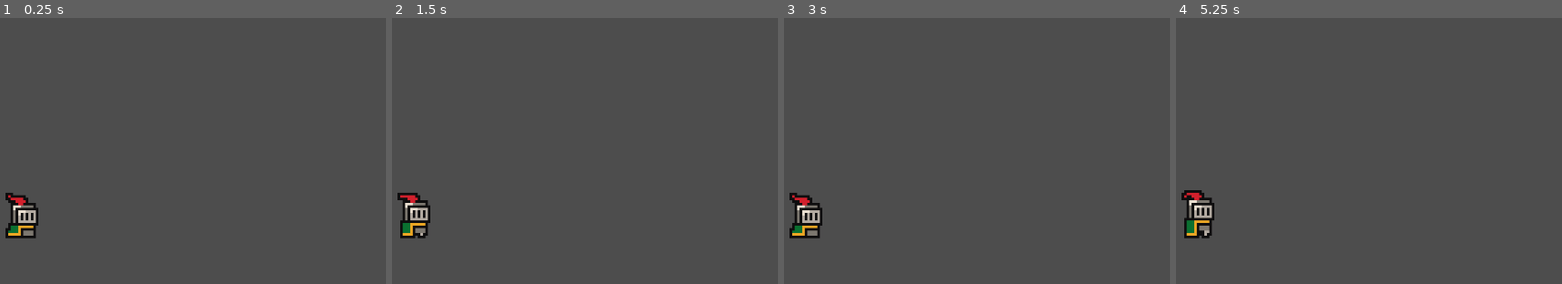
Above: before the commit, frames 1-4 (left to right).
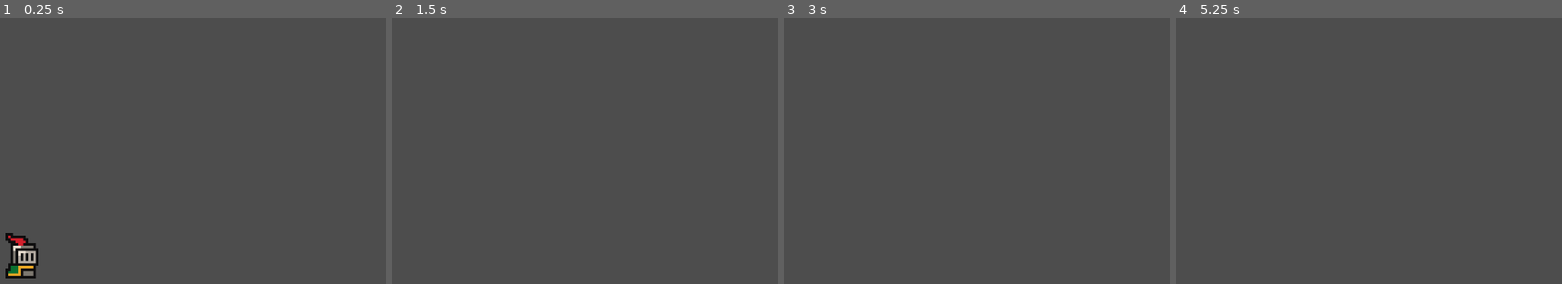
Above: after the commit, the same moments.

Repository: EthanConville/CS4361-Project
Game: Godot game, scene res://scenes/Game.tscn
The game is run twice, just before and just after one commit, with the same random seed, the same clock (stepped at 60 frames per second) and the same inputs. Before the commit the project has no main scene; this scene is started directly in both runs.
Inputs:
- Up to frame 1 (0.25 s): no input
- Up to frame 2 (1.5 s): tap Enter (ui_accept) at 0.5, 0.6, 0.77, 1.07, 1.35 s; hold Right (ui_right) from 0.53 s (still down)
- Up to frame 3 (3 s): tap Enter (ui_accept) at 1.52, 1.82, 2.1, 2.75, 2.85 s; release Right (ui_right) at 2.03 s; hold Left (ui_left) 2.03-2.78 s; hold Right (ui_right) from 2.78 s (still down)
- Up to frame 4 (5.25 s): tap Enter (ui_accept) at 3.02, 3.32, 3.6, 3.77, 4.07, 4.35, 4.52, 4.82, 5.1 s; release Right (ui_right) at 4.28 s; hold Left (ui_left) 4.28-5.03 s; hold Right (ui_right) from 5.03 s (still down)

The runs differ from the first frame. In frame 1, 2.0% of the frame differs, in the area x 1-10%, y 65-98%; in frame 2, 1.1%; in frame 3, 1.1%; in frame 4, 1.2%.

Commit message:
Player movement
-Added Player Movement
-Added Key binding defaults to accept WASD for movement in addition to the default arrow keys
-Created basic collider for player to stand on

Diff:
--- a/project.godot
+++ b/project.godot
@@ -11,8 +11,44 @@
 [application]
 
 config/name="CS4361 Project"
+run/main_scene="uid://dxqufae6j4qcn"
 config/features=PackedStringArray("4.4", "Forward Plus")
 config/icon="res://icon.svg"
+
+[input]
+
+ui_left={
+"deadzone": 0.5,
+"events": [Object(InputEventKey,"resource_local_to_scene":false,"resource_name":"","device":0,"window_id":0,"alt_pressed":false,"shift_pressed":false,"ctrl_pressed":false,"meta_pressed":false,"pressed":false,"keycode":4194319,"physical_keycode":0,"key_label":0,"unicode":0,"location":0,"echo":false,"script":null)
+, Object(InputEventJoypadButton,"resource_local_to_scene":false,"resource_name":"","device":0,"button_index":13,"pressure":0.0,"pressed":false,"script":null)
+, Object(InputEventJoypadMotion,"resource_local_to_scene":false,"resource_name":"","device":0,"axis":0,"axis_value":-1.0,"script":null)
+, Object(InputEventKey,"resource_local_to_scene":false,"resource_name":"","device":0,"window_id":0,"alt_pressed":false,"shift_pressed":false,"ctrl_pressed":false,"meta_pressed":false,"pressed":false,"keycode":0,"physical_keycode":65,"key_label":0,"unicode":0,"location":0,"echo":false,"script":null)
+]
+}
+ui_right={
+"deadzone": 0.5,
+"events": [Object(InputEventKey,"resource_local_to_scene":false,"resource_name":"","device":0,"window_id":0,"alt_pressed":false,"shift_pressed":false,"ctrl_pressed":false,"meta_pressed":false,"pressed":false,"keycode":4194321,"physical_keycode":0,"key_label":0,"unicode":0,"location":0,"echo":false,"script":null)
+, Object(InputEventJoypadButton,"resource_local_to_scene":false,"resource_name":"","device":0,"button_index":14,"pressure":0.0,"pressed":false,"script":null)
+, Object(InputEventJoypadMotion,"resource_local_to_scene":false,"resource_name":"","device":0,"axis":0,"axis_value":1.0,"script":null)
+, Object(InputEventKey,"resource_local_to_scene":false,"resource_name":"","device":0,"window_id":0,"alt_pressed":false,"shift_pressed":false,"ctrl_pressed":false,"meta_pressed":false,"pressed":false,"keycode":0,"physical_keycode":68,"key_label":0,"unicode":0,"location":0,"echo":false,"script":null)
+]
+}
+ui_up={
+"deadzone": 0.5,
+"events": [Object(InputEventKey,"resource_local_to_scene":false,"resource_name":"","device":0,"window_id":0,"alt_pressed":false,"shift_pressed":false,"ctrl_pressed":false,"meta_pressed":false,"pressed":false,"keycode":4194320,"physical_keycode":0,"key_label":0,"unicode":0,"location":0,"echo":false,"script":null)
+, Object(InputEventJoypadButton,"resource_local_to_scene":false,"resource_name":"","device":0,"button_index":11,"pressure":0.0,"pressed":false,"script":null)
+, Object(InputEventJoypadMotion,"resource_local_to_scene":false,"resource_name":"","device":0,"axis":1,"axis_value":-1.0,"script":null)
+, Object(InputEventKey,"resource_local_to_scene":false,"resource_name":"","device":0,"window_id":0,"alt_pressed":false,"shift_pressed":false,"ctrl_pressed":false,"meta_pressed":false,"pressed":false,"keycode":0,"physical_keycode":87,"key_label":0,"unicode":0,"location":0,"echo":false,"script":null)
+]
+}
+ui_down={
+"deadzone": 0.5,
+"events": [Object(InputEventKey,"resource_local_to_scene":false,"resource_name":"","device":0,"window_id":0,"alt_pressed":false,"shift_pressed":false,"ctrl_pressed":false,"meta_pressed":false,"pressed":false,"keycode":4194322,"physical_keycode":0,"key_label":0,"unicode":0,"location":0,"echo":false,"script":null)
+, Object(InputEventJoypadButton,"resource_local_to_scene":false,"resource_name":"","device":0,"button_index":12,"pressure":0.0,"pressed":false,"script":null)
+, Object(InputEventJoypadMotion,"resource_local_to_scene":false,"resource_name":"","device":0,"axis":1,"axis_value":1.0,"script":null)
+, Object(InputEventKey,"resource_local_to_scene":false,"resource_name":"","device":0,"window_id":0,"alt_pressed":false,"shift_pressed":false,"ctrl_pressed":false,"meta_pressed":false,"pressed":false,"keycode":0,"physical_keycode":83,"key_label":0,"unicode":0,"location":0,"echo":false,"script":null)
+]
+}
 
 [rendering]
 
--- a/scenes/Game.tscn
+++ b/scenes/Game.tscn
@@ -1,9 +1,10 @@
-[gd_scene load_steps=2 format=3 uid="uid://dxqufae6j4qcn"]
+[gd_scene load_steps=3 format=3 uid="uid://dxqufae6j4qcn"]
 
 [ext_resource type="PackedScene" uid="uid://c12ybxf7sp4ue" path="res://scenes/player_1.tscn" id="1_ibkli"]
 
+[sub_resource type="WorldBoundaryShape2D" id="WorldBoundaryShape2D_ibkli"]
+
 [node name="Game" type="Node2D"]
-position = Vector2(0, 16)
 
 [node name="Player1" parent="." instance=ExtResource("1_ibkli")]
 position = Vector2(0, -16)
@@ -11,3 +12,9 @@
 [node name="Camera" type="Camera2D" parent="."]
 position = Vector2(0, -24)
 zoom = Vector2(4, 4)
+
+[node name="StaticBody2D" type="StaticBody2D" parent="."]
+position = Vector2(1, 0)
+
+[node name="CollisionShape2D" type="CollisionShape2D" parent="StaticBody2D"]
+shape = SubResource("WorldBoundaryShape2D_ibkli")
--- a/scenes/player_1.tscn
+++ b/scenes/player_1.tscn
@@ -1,5 +1,6 @@
-[gd_scene load_steps=8 format=3 uid="uid://c12ybxf7sp4ue"]
+[gd_scene load_steps=9 format=3 uid="uid://c12ybxf7sp4ue"]
 
+[ext_resource type="Script" uid="uid://dofl4uq846u64" path="res://scripts/player.gd" id="1_gneq0"]
 [ext_resource type="Texture2D" uid="uid://b23mp7yhxb1jn" path="res://assets/sprites/knight.png" id="1_rfmnd"]
 
 [sub_resource type="CircleShape2D" id="CircleShape2D_jkihx"]
@@ -42,6 +43,7 @@
 }]
 
 [node name="Player1" type="CharacterBody2D"]
+script = ExtResource("1_gneq0")
 
 [node name="CollisionShape2D" type="CollisionShape2D" parent="."]
 position = Vector2(0, -5)
@@ -52,4 +54,4 @@
 sprite_frames = SubResource("SpriteFrames_f2c3w")
 animation = &"idle"
 autoplay = "idle"
-frame_progress = 0.370292
+frame_progress = 0.101337
--- /dev/null
+++ b/scripts/player.gd
@@ -0,0 +1,25 @@
+extends CharacterBody2D
+
+
+const SPEED = 300.0
+const JUMP_VELOCITY = -400.0
+
+
+func _physics_process(delta: float) -> void:
+	# Add the gravity.
+	if not is_on_floor():
+		velocity += get_gravity() * delta
+
+	# Handle jump.
+	if Input.is_action_just_pressed("ui_accept") and is_on_floor():
+		velocity.y = JUMP_VELOCITY
+
+	# Get the input direction and handle the movement/deceleration.
+	# As good practice, you should replace UI actions with custom gameplay actions.
+	var direction := Input.get_axis("ui_left", "ui_right")
+	if direction:
+		velocity.x = direction * SPEED
+	else:
+		velocity.x = move_toward(velocity.x, 0, SPEED)
+
+	move_and_slide()
Not shown, added: scripts/player.gd.uid
